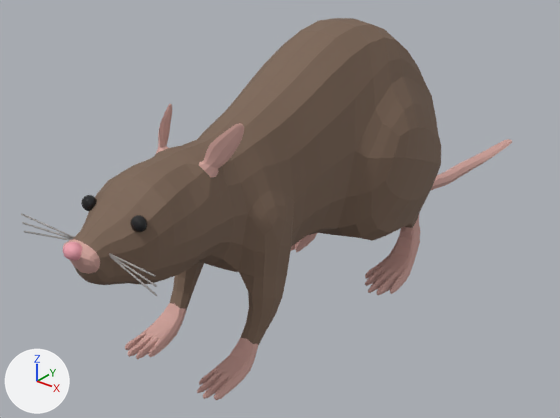
The Blender file art/characters/rat_mother.blend, before and after one commit.
Before and after are seen from a 50 mm camera at (0.262, -0.318, 0.267) aimed at (-0.034, 0.052, 0.037). The lights are fixed; the arrows at lower left show +X, +Y and +Z. The older version comes first.

In view in the first picture: 'Rat'.
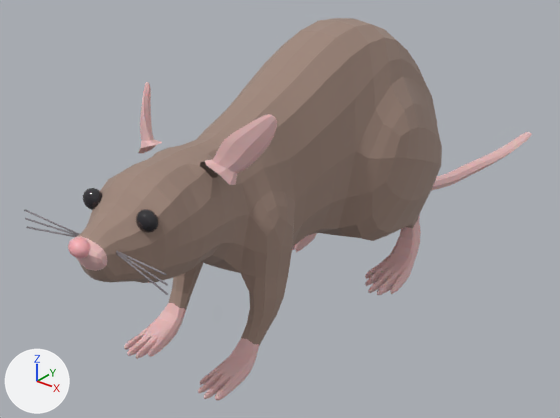
What differs and where, as boxes [x1, y1, x2, y2] in the pictures (560 x 418 px; the box of a moved part takes in the faces that stretch with it):
'Rat', recoloured, reshaped (lighter)
    before: [21, 18, 512, 400]
    after: [24, 18, 531, 401]
part 1 of me_rat, moved or reshaped
    before: [80, 226, 93, 235]
    after: [86, 223, 99, 232]
part 2 of me_rat, moved or reshaped
    before: [75, 234, 86, 241]
    after: [81, 231, 92, 238]
part 3 of me_rat, moved or reshaped
    before: [21, 104, 244, 296]
    after: [24, 82, 277, 295]
part 4 of me_rat, moved or reshaped
    before: [433, 139, 512, 189]
    after: [434, 132, 531, 190]

The edits, one by one:
Material 'Grey' (mat_grey) changes colour from brown #7c6555 to brown #9e8579; in linear values from (0.2, 0.13, 0.09) to (0.34, 0.235, 0.19).
me_rat is used by ob_rat; location (0.0, 0.0, 0.0002); rotation (-1.571, 0.0, 0.0), in degrees (-90, 0, 0); scale (2.89, 2.89, 2.89).
me_rat had 8638 vertices, 4592 faces and spanned x -0.019..0.019, y -0.057..0.0, z -0.049..0.124.
me_rat now has 8638 vertices, 4592 faces and spans x -0.019..0.019, y -0.057..0.0, z -0.048..0.124.
me_rat part 1: the loose piece of 4 vertices spanning x -0.002..0.0, y -0.037..-0.035, z -0.045..-0.043 is moved by (0.0, 0.0, 0.001).
me_rat part 2: the loose piece of 4 vertices spanning x -0.002..0.0, y -0.036..-0.035, z -0.046..-0.045 is moved by (0.0, 0.0, 0.001).
me_rat part 3: 1826 of 8638 vertices moved; they spanned x -0.016..0.016, y -0.048..-0.023, z -0.049..-0.017 and now span x -0.017..0.017, y -0.051..-0.023, z -0.048..-0.017; mean shift (0.0, -0.001, 0.001); largest move (-0.009, -0.047, -0.017) -> (-0.016, -0.05, -0.017).
me_rat part 4: 496 of the vertices in x -0.002..0.002, y -0.006..0.0, z 0.071..0.124 are multiplied about their middle by the matrix ((1.004, 0.017, 0.111), (-0.009, 1.007, -0.079), (-0.112, 0.078, 1.001)), then moved by (0.004, -0.002, 0.0).
Other edits to the shape of me_rat do not show in these pictures.
